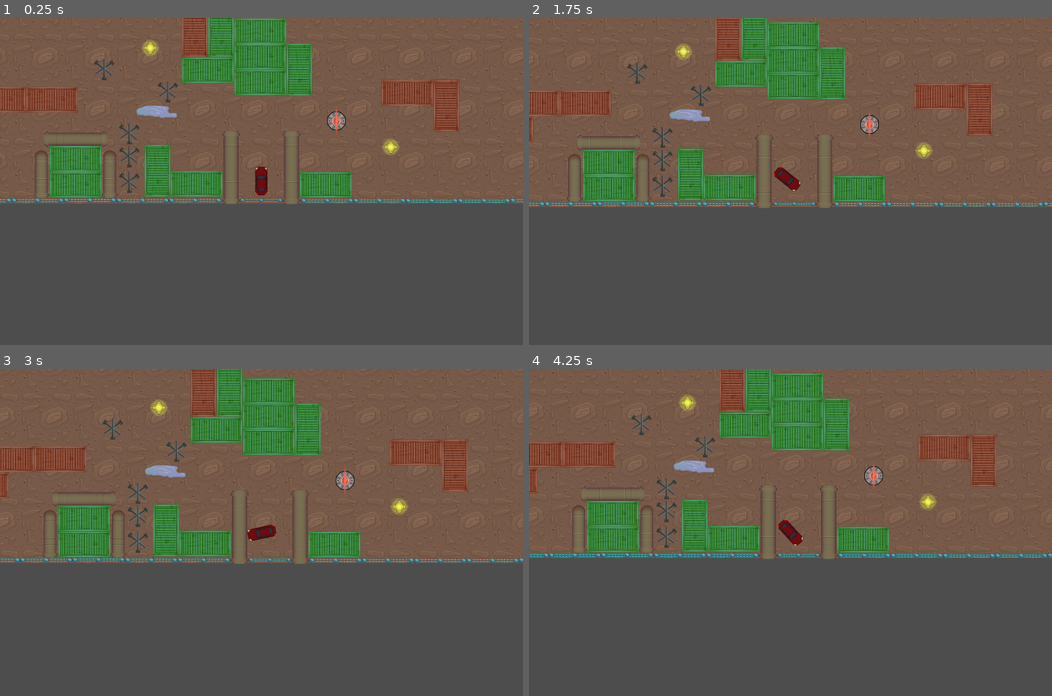
Above: before the commit, frames 1-4 (two rows, left to right).
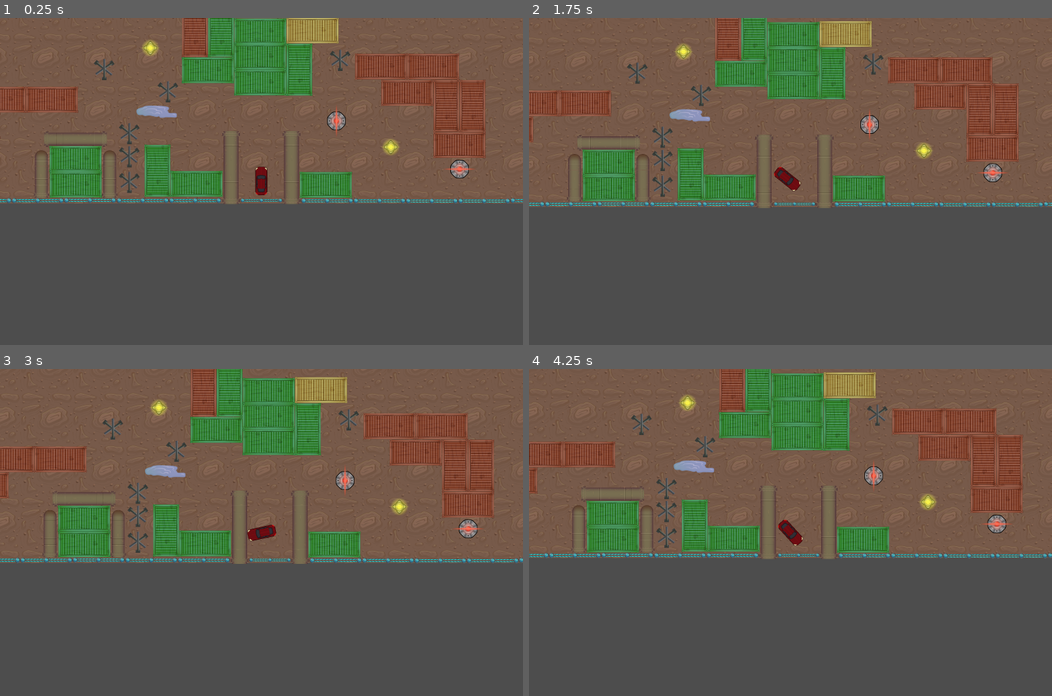
Above: after the commit, the same moments.

Repository: Lennartluber/DriveDeliver
Game: Godot game, scene res://scenes/TestWorld.tscn
The game is run twice, just before and just after one commit, with the same random seed, the same clock (stepped at 60 frames per second) and the same inputs.
Inputs:
- Up to frame 1 (0.25 s): no input
- Up to frame 2 (1.75 s): hold D (right) 0.53-1.28 s; tap Space (ui_select) at 0.77, 1.52 s; tap Enter at 1.25 s; hold S (down) from 1.28 s (still down)
- Up to frame 3 (3 s): release S (down) at 2.03 s; hold D (right) 2.03-2.78 s; hold W (up) from 2.78 s (still down)
- Up to frame 4 (4.25 s): tap Space (ui_select) at 3.02, 3.77 s; release W (up) at 3.53 s; hold A (left) from 3.53 s (still down)

The runs differ from the first frame. In frame 1, 3.4% of the frame differs, in the area x 54-93%, y 0-49%; in frame 2, 3.4%; in frame 3, 3.3%; in frame 4, 3.4%.

Commit message:
Iworked on my npc car

Diff:
--- a/NPC car.tscn
+++ b/NPC car.tscn
@@ -10,6 +10,7 @@
 size = Vector2(36, 79)
 
 [node name="NPCcar" type="CharacterBody2D"]
+scale = Vector2(2.3, 2.3)
 script = ExtResource("1_3m3sh")
 
 [node name="Sprite2D" type="Sprite2D" parent="."]
--- a/scenes/TestWorld.tscn
+++ b/scenes/TestWorld.tscn
@@ -10,10 +10,11 @@
 [ext_resource type="PackedScene" uid="uid://bb080uud6ejn5" path="res://scenes/puddle_slip.tscn" id="8_mxtr1"]
 [ext_resource type="PackedScene" uid="uid://m46td02qs40e" path="res://scenes/container red.tscn" id="9_a2f0d"]
 [ext_resource type="PackedScene" uid="uid://b4aj1m0ab3wag" path="res://scenes/PIPE 2.tscn" id="10_2puco"]
-[ext_resource type="PackedScene" uid="uid://bpq6b7l8sa36n" path="res://scenes/bomb.tscn" id="11_21yxg"]
+[ext_resource type="PackedScene" uid="uid://bpq6b7l8sa36n" path="res://bomb.tscn" id="11_21yxg"]
 [ext_resource type="Texture2D" uid="uid://bhfbe8uepit8s" path="res://PNG/Decor_Items/Czech_Hdgehog_A.png" id="12_82ue1"]
 [ext_resource type="PackedScene" uid="uid://rhyv2vw0v1al" path="res://scenes/bomb_2.tscn" id="13_1kh8g"]
 [ext_resource type="PackedScene" uid="uid://c8cf8bm2yydqb" path="res://NPC car.tscn" id="14_xm70n"]
+[ext_resource type="Texture2D" uid="uid://c3mr58v7x2dtg" path="res://PNG/Decor_Items/Container_A.png" id="15_ge7yi"]
 
 [node name="Node2D" type="Node2D"]
 position = Vector2(-1, 0)
@@ -412,6 +413,29 @@
 start_point = NodePath("../start point")
 end_point = NodePath("../end point")
 
+[node name="spikes4" parent="." instance=ExtResource("8_a2f0d")]
+position = Vector2(1611, 2026)
+
+[node name="StaticBody2D11" parent="." instance=ExtResource("9_a2f0d")]
+position = Vector2(2066, 2057)
+
+[node name="StaticBody2D12" parent="." instance=ExtResource("9_a2f0d")]
+position = Vector2(1811, 2057)
+
+[node name="StaticBody2D13" parent="." instance=ExtResource("9_a2f0d")]
+position = Vector2(2195, 2441)
+
+[node name="StaticBody2D14" parent="." instance=ExtResource("9_a2f0d")]
+position = Vector2(2259, 2250)
+rotation = 1.5708
+
+[node name="bomb3" parent="." instance=ExtResource("13_1kh8g")]
+position = Vector2(2196, 2559)
+
+[node name="ContainerA" type="Sprite2D" parent="."]
+position = Vector2(1476, 1880)
+texture = ExtResource("15_ge7yi")
+
 [connection signal="body_entered" from="spikes" to="car" method="_on_spikes_body_entered"]
 [connection signal="body_entered" from="spikes2" to="car" method="_on_spikes_2_body_entered"]
 [connection signal="body_entered" from="spikes3" to="car" method="_on_spikes_3_body_entered"]
@@ -419,3 +443,5 @@
 [connection signal="body_entered" from="bomb" to="car" method="_on_area_2d_2_body_entered"]
 [connection signal="body_entered" from="bomb2" to="car" method="_on_bomb_2_body_entered"]
 [connection signal="body_entered" from="Area2D2" to="car" method="_on_area_2d_2_body_entered"]
+[connection signal="body_entered" from="spikes4" to="car" method="_on_spikes_4_body_entered"]
+[connection signal="body_entered" from="bomb3" to="car" method="_on_bomb_3_body_entered"]
--- a/scenes/car_controller.gd
+++ b/scenes/car_controller.gd
@@ -92,3 +92,11 @@
 
 func _on_bomb_2_body_entered(body: Node2D) -> void:
 	get_tree().reload_current_scene()
+
+
+func _on_spikes_4_body_entered(body: Node2D) -> void:
+	get_tree().reload_current_scene()
+
+
+func _on_bomb_3_body_entered(body: Node2D) -> void:
+	get_tree().reload_current_scene()
Renamed: scenes/bomb.tscn -> bomb.tscn
Not shown: 1 places in scenes/TestWorld.tscn that only renumber resources
